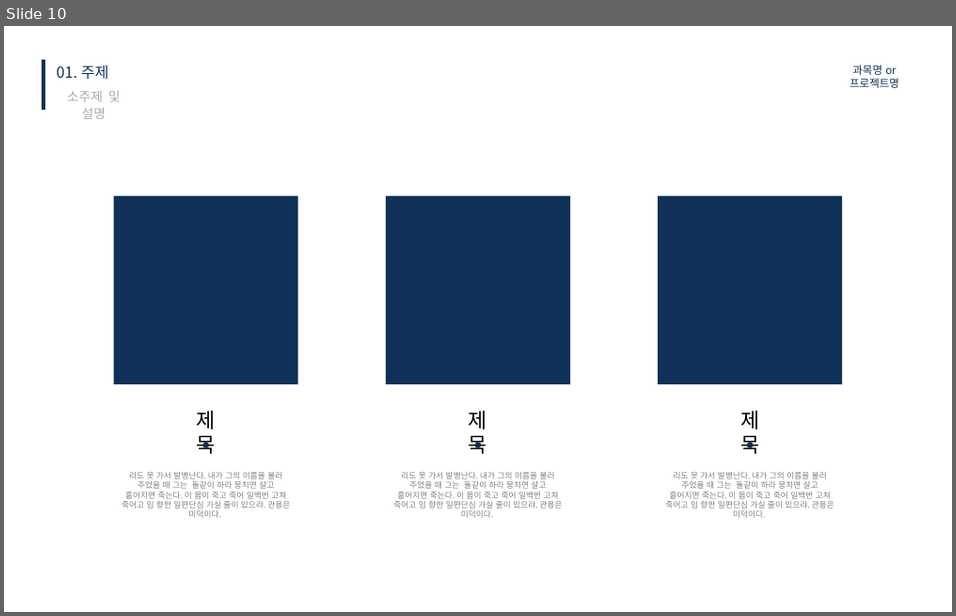
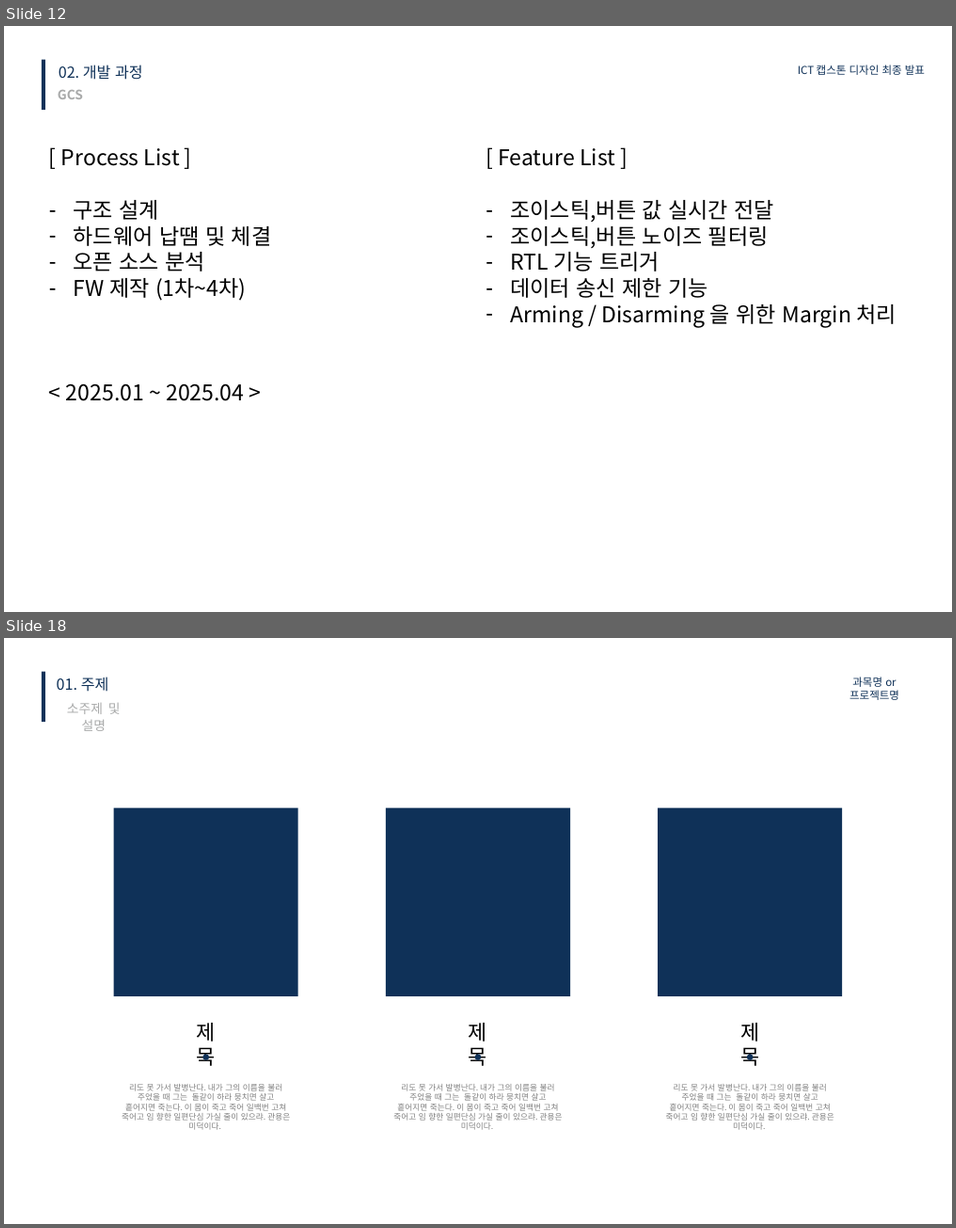
Before and after one commit to kimkyowon/Capstone_Design, a slide deck: 1.PrecisionLandingModule/1.ReasearchNote/FinalReport/캡스톤디자인 최종 발표 ICT융합학부 2018045323 김교원.pptx. Shown one above the other, each under a label of ours: slide 10 before the commit, slides 12 and 18 after it; the slides between them are not shown. The pictures are 956x616 and 956x1228 pixels, drawn with LibreOffice and Linux fonts; fonts in the diff are those of the drawing. Boxes give left, top, right and bottom in pixels: in the first picture for what was removed or moved away, otherwise in the second. Text is boxed around its words. In the diff, an @@ line names an element or a change of style, - is before the commit and + after.

```diff
--- a/1.PrecisionLandingModule/1.ReasearchNote/FinalReport/캡스톤디자인 최종 발표 ICT융합학부 2018045323 김교원.pptx
+++ b/1.PrecisionLandingModule/1.ReasearchNote/FinalReport/캡스톤디자인 최종 발표 ICT융합학부 2018045323 김교원.pptx
@@ slide 12 added at (x1=4, y1=26, x2=952, y2=612), background #FFFFFF @@
@@ rectangle added at (x1=42, y1=60, x2=45, y2=110), fill #0F3158 @@
@@ text added at (x1=59, y1=65, x2=143, y2=80), 14 pt, text #0F3158 @@
+02. 개발 과정
@@ text added at (x1=797, y1=65, x2=924, y2=75), 10 pt, text #0F3158 @@
+ICT 캡스톤 디자인 최종 발표
@@ text added at (x1=58, y1=90, x2=83, y2=99), 12 pt, text #A9AAAA, bold @@
+GCS
@@ text added at (x1=61, y1=148, x2=271, y2=401), 20 pt, text #000000 @@
+[ Process List ]
+– 구조 설계
+– 하드웨어 납땜 및 체결
+– 오픈 소스 분석
+– FW 제작 (1차~4차)
+< 2025.01 ~ 2025.04 >
@@ text added at (x1=498, y1=148, x2=896, y2=327), 20 pt, text #000000 @@
+[ Feature List ]
+– 조이스틱,버튼 값 실시간 전달
+– 조이스틱,버튼 노이즈 필터링
+– RTL 기능 트리거
+– 데이터 송신 제한 기능
+– Arming / Disarming 을 위한 Margin 처리
@@ what was slide 10 is now slide 18 @@
```
Also in this commit, not shown: 2 slides changed, 11 other slides added, 5 slides removed, 3 other files.
